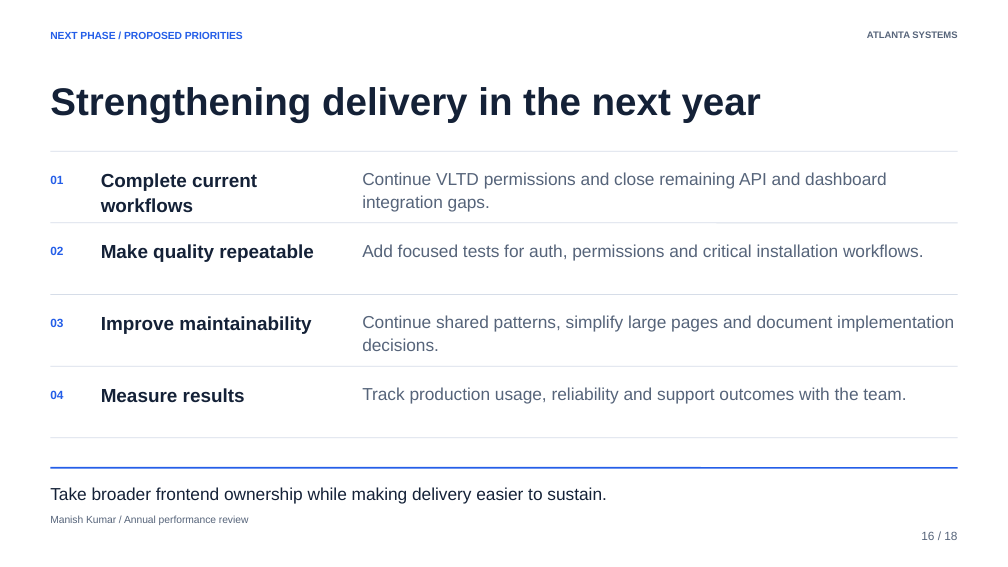
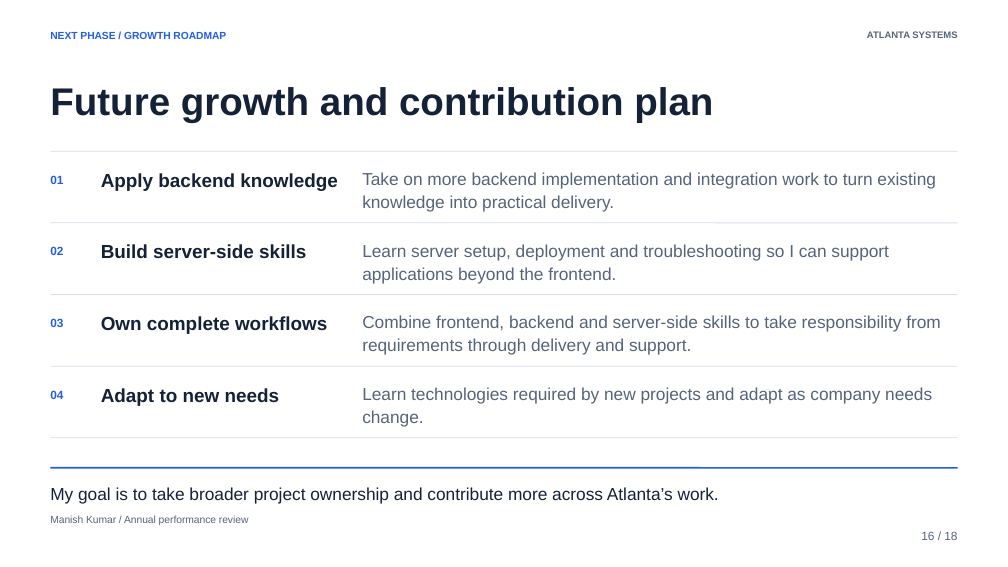
Before and after one commit to atlanta-manish/Atlanta-one-year-ppt, a slide deck: slide 16 of output/Atlanta-Year-One-Final-v3.pptx. Drawn at 1008x567 pixels with LibreOffice and Linux fonts; fonts in the diff are those of the drawing. Boxes give left, top, right and bottom in pixels: in the first picture for what was removed or moved away, otherwise in the second. Text is boxed around its words. In the diff, an @@ line names an element or a change of style, - is before the commit and + after.

Commit message:
minor improvements and adjustments to ppt

```diff
--- a/output/Atlanta-Year-One-Final-v3.pptx
+++ b/output/Atlanta-Year-One-Final-v3.pptx
@@ text at <box>50,32,226,39</box>: text changed @@
-NEXT PHASE / PROPOSED PRIORITIES
+NEXT PHASE / GROWTH ROADMAP
@@ text at <box>50,87,713,123</box>: text changed @@
-Strengthening delivery in the next year
+Future growth and contribution plan
@@ text at <box>101,173,338,191</box>: text changed @@
-Complete current workflows
+Apply backend knowledge
@@ text at <box>362,172,936,212</box>: text changed @@
-Continue VLTD permissions and close remaining API and dashboard integration gaps.
+Take on more backend implementation and integration work to turn existing knowledge into practical delivery.
@@ text at <box>101,244,306,258</box>: text changed @@
-Make quality repeatable
+Build server-side skills
@@ text at <box>362,244,889,283</box>: text changed @@
-Add focused tests for auth, permissions and critical installation workflows.
+Learn server setup, deployment and troubleshooting so I can support applications beyond the frontend.
@@ text at <box>101,316,327,334</box>: text changed @@
-Improve maintainability
+Own complete workflows
@@ text at <box>362,315,941,355</box>: text changed @@
-Continue shared patterns, simplify large pages and document implementation decisions.
+Combine frontend, backend and server-side skills to take responsibility from requirements through delivery and support.
@@ text at <box>101,388,280,406</box>: text changed @@
-Measure results
+Adapt to new needs
@@ text at <box>362,387,932,427</box>: text changed @@
-Track production usage, reliability and support outcomes with the team.
+Learn technologies required by new projects and adapt as company needs change.
@@ text at <box>50,487,719,504</box>: text changed @@
-Take broader frontend ownership while making delivery easier to sustain.
+My goal is to take broader project ownership and contribute more across Atlanta’s work.
```
Also in this commit, not shown: 5 other slides changed, 6 other files.
